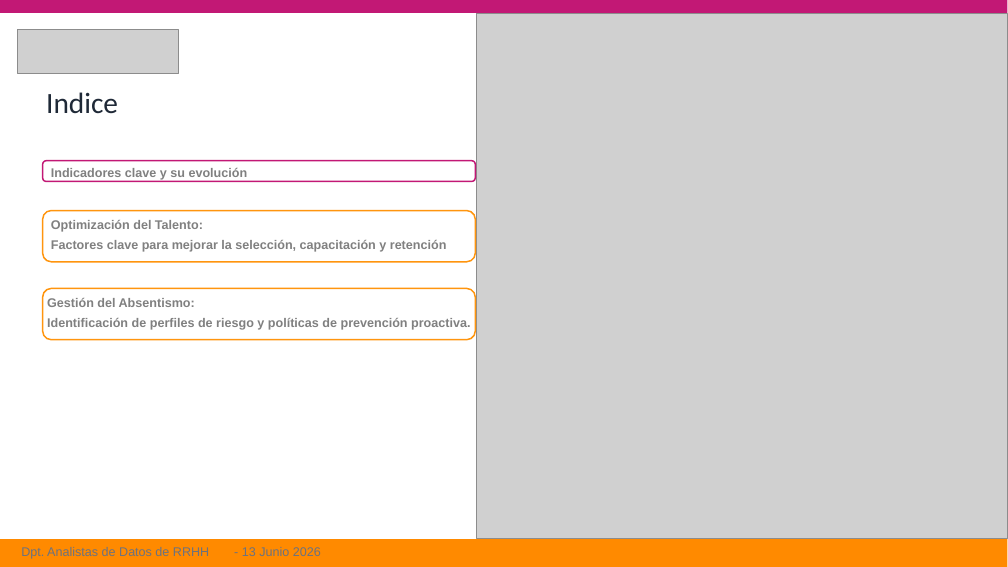
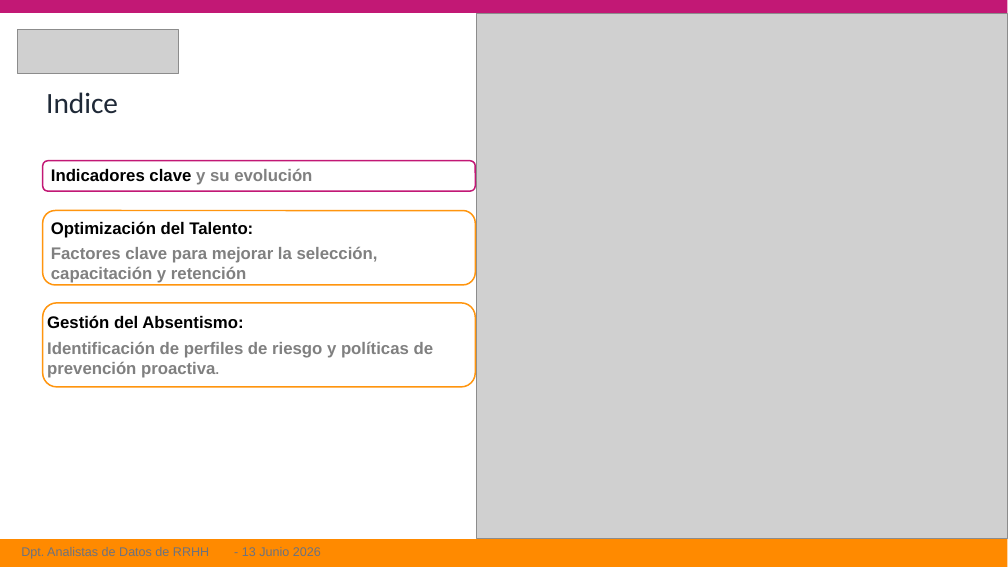
Before and after one commit to ITACADEMYprojectes/ProjecteData, a slide deck: slide 2 of Equip_33/Results/BusinessReport- 2026-07-06.pptx. Drawn at 1008x567 pixels with LibreOffice and Linux fonts; fonts in the diff are those of the drawing; grey boxes stand for pictures. Boxes give left, top, right and bottom in pixels: in the first picture for what was removed or moved away, otherwise in the second. Text is boxed around its words. In the diff, an @@ line names an element or a change of style, - is before the commit and + after.

```diff
--- a/Equip_33/Results/BusinessReport- 2026-07-06.pptx
+++ b/Equip_33/Results/BusinessReport- 2026-07-06.pptx
@@ rounded rectangle: place and size @@
-rounded rectangle at [42,161,475,181]
+rounded rectangle at [42,161,475,191]
@@ text "Indicadores clave y su evolución" at [51,169,312,185]: size 12 to 16 pt; text colour #808080 to #000000 in "Indicadores clave" @@
@@ rounded rectangle: place and size @@
-rounded rectangle at [42,211,475,262]
+rounded rectangle at [42,211,475,285]
@@ text "Optimización del Talento:" at [51,221,378,283]: size 12 to 16 pt; text colour #808080 to #000000 in "Optimización del Talento:" @@
@@ text "Gestión del Absentismo:": place and size @@
-text "Gestión del Absentismo:" at [47,298,470,330]
+text "Gestión del Absentismo:" at [47,315,434,378]
@@ text "Gestión del Absentismo:" at [47,315,434,378]: size 12 to 16 pt; text colour #808080 to #000000 in "Gestión del Absentismo:" @@
@@ rounded rectangle: place and size @@
-rounded rectangle at [42,289,475,340]
+rounded rectangle at [42,303,475,387]
```
Also in this commit, not shown: 9 other slides changed.
